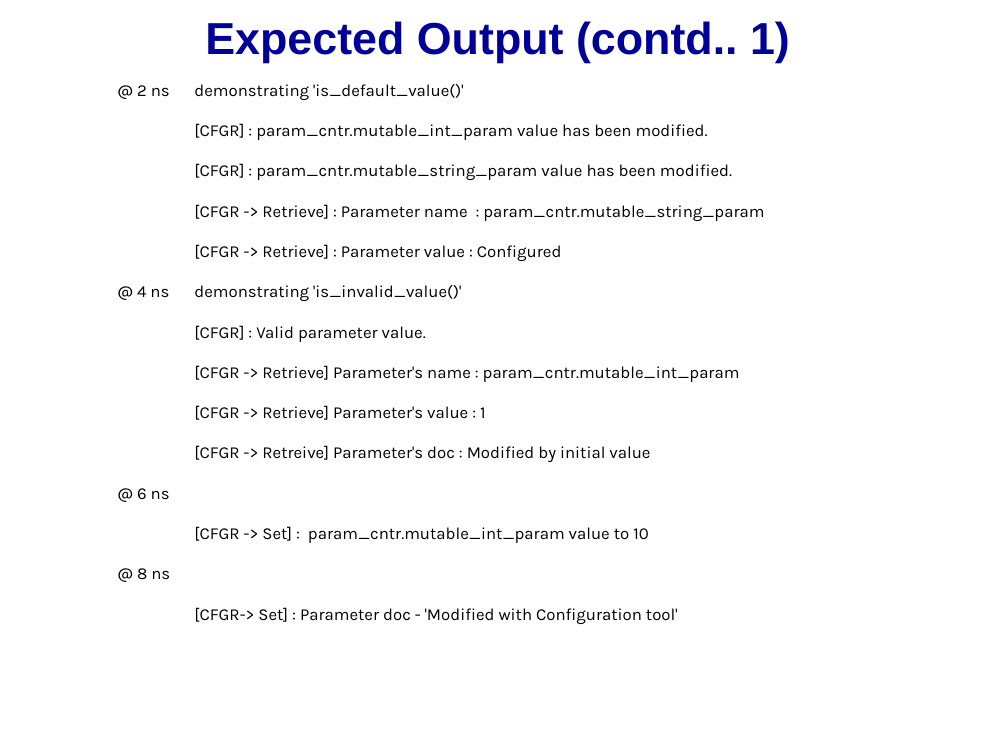
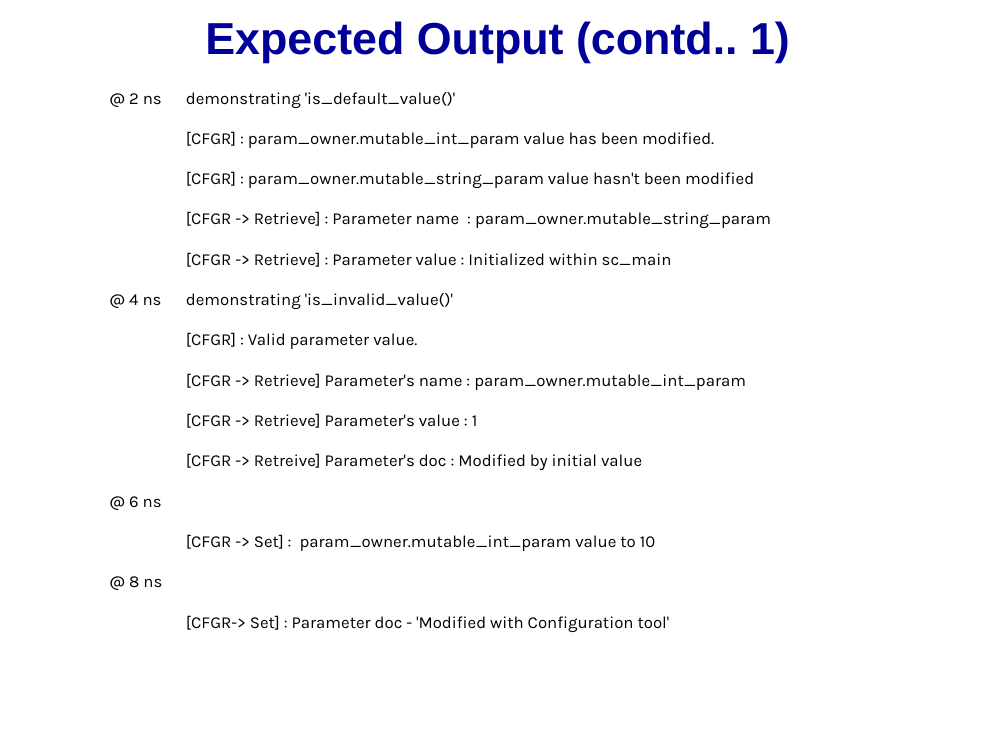
Before and after one commit to accellera-official/cci, a slide deck: slide 12 of examples/ex7_Parameter_Information/docs/ex7_Parameter_Information.ppt (slide 11 before the commit). Drawn at 1008x756 pixels with LibreOffice and Linux fonts; fonts in the diff are those of the drawing; background and template pictures are left out. Boxes give left, top, right and bottom in pixels: in the first picture for what was removed or moved away, otherwise in the second. Text is boxed around its words. In the diff, an @@ line names an element or a change of style, - is before the commit and + after.

Commit message:
Updated example#7 : Assigned initial value to the cci-parameter from within the 'sc_main' before the instantiation of the SC_MODULE(s); Re-arranged code a bit;  Read (local) README.txt for further details

```diff
--- a/examples/ex7_Parameter_Information/docs/ex7_Parameter_Information.ppt
+++ b/examples/ex7_Parameter_Information/docs/ex7_Parameter_Information.ppt
@@ text "@ 2 ns demonstrating 'is_default_value()'": place and size @@
-text "@ 2 ns demonstrating 'is_default_value()'" at (137, 84, 764, 624)
+text "@ 2 ns demonstrating 'is_default_value()'" at (129, 92, 771, 632)
@@ text at (186, 131, 771, 267): text changed @@
-[CFGR] : param_cntr.mutable_int_param value has been modified.
-[CFGR] : param_cntr.mutable_string_param value has been modified.
-[CFGR -> Retrieve] : Parameter name : param_cntr.mutable_string_param
-[CFGR -> Retrieve] : Parameter value : Configured
+[CFGR] : param_owner.mutable_int_param value has been modified.
+[CFGR] : param_owner.mutable_string_param value hasn't been modified
+[CFGR -> Retrieve] : Parameter name : param_owner.mutable_string_param
+[CFGR -> Retrieve] : Parameter value : Initialized within sc_main
@@ text at (186, 373, 746, 390): text changed @@
-[CFGR -> Retrieve] Parameter's name : param_cntr.mutable_int_param
+[CFGR -> Retrieve] Parameter's name : param_owner.mutable_int_param
@@ text at (186, 534, 655, 551): text changed @@
-[CFGR -> Set] : param_cntr.mutable_int_param value to 10
+[CFGR -> Set] : param_owner.mutable_int_param value to 10
```
Also in this commit, not shown: 12 other slides changed, 1 slide added, 5 other files.
